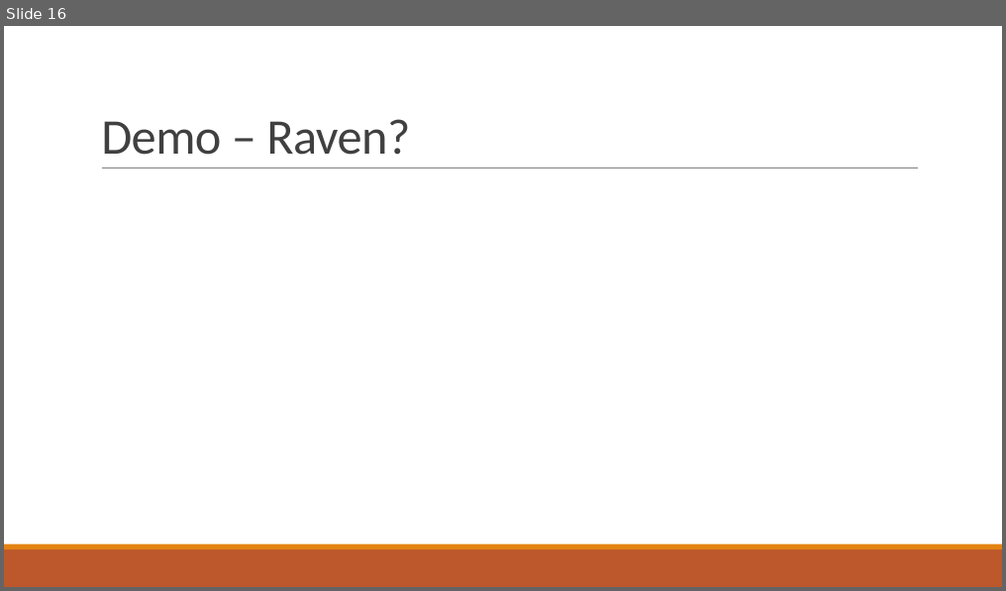
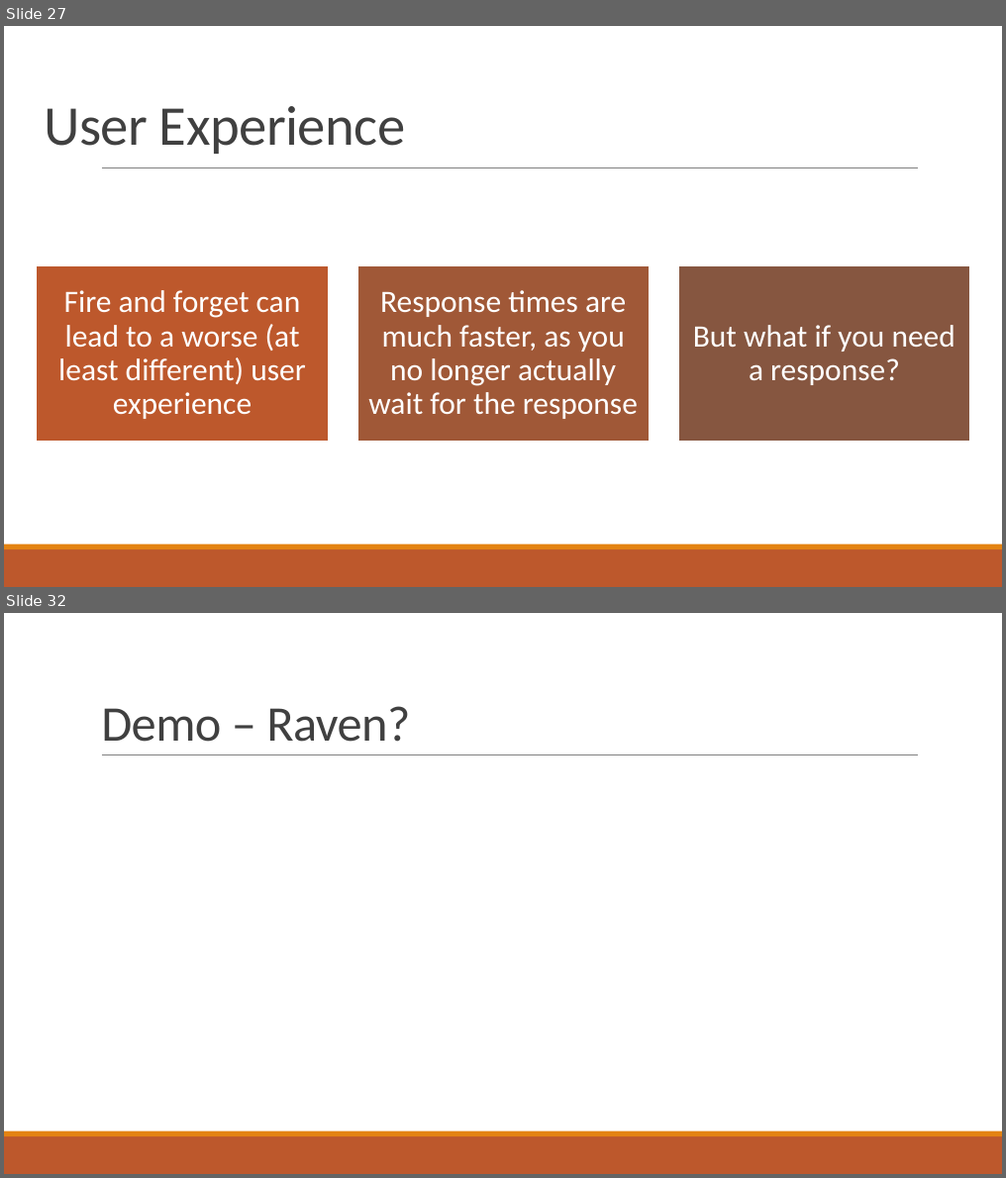
Before and after one commit to pcmichaels/SoftwareArchitectureTalk, a slide deck: Slides/In Search of The Forth Chord.pptx. Shown one above the other, each under a label of ours: slide 16 before the commit, slides 27 and 32 after it; the slides between them are not shown. The pictures are 1006x591 and 1006x1178 pixels, drawn with LibreOffice and Linux fonts; fonts in the diff are those of the drawing. Boxes give left, top, right and bottom in pixels: in the first picture for what was removed or moved away, otherwise in the second. Text is boxed around its words. In the diff, an @@ line names an element or a change of style, - is before the commit and + after.

```diff
--- a/Slides/In Search of The Forth Chord.pptx
+++ b/Slides/In Search of The Forth Chord.pptx
@@ slide 27 added at <box>4,26,1002,587</box>, background #FFFFFF; not listed: 3 template elements that a slide beside it also shows @@
@@ title added at <box>44,106,405,154</box>, 54 pt, text #404040 @@
+User Experience
@@ group added at <box>37,267,970,442</box>: 3 rectangles, 3 texts @@
+Fire and forget can lead to a worse (at least different) user experience
+Response times are much faster, as you no longer actually wait for the response
+But what if you need a response?
@@ what was slide 16 is now slide 32 @@
```
Also in this commit, not shown: 3 slides changed, 16 other slides added, 1 slide removed.
